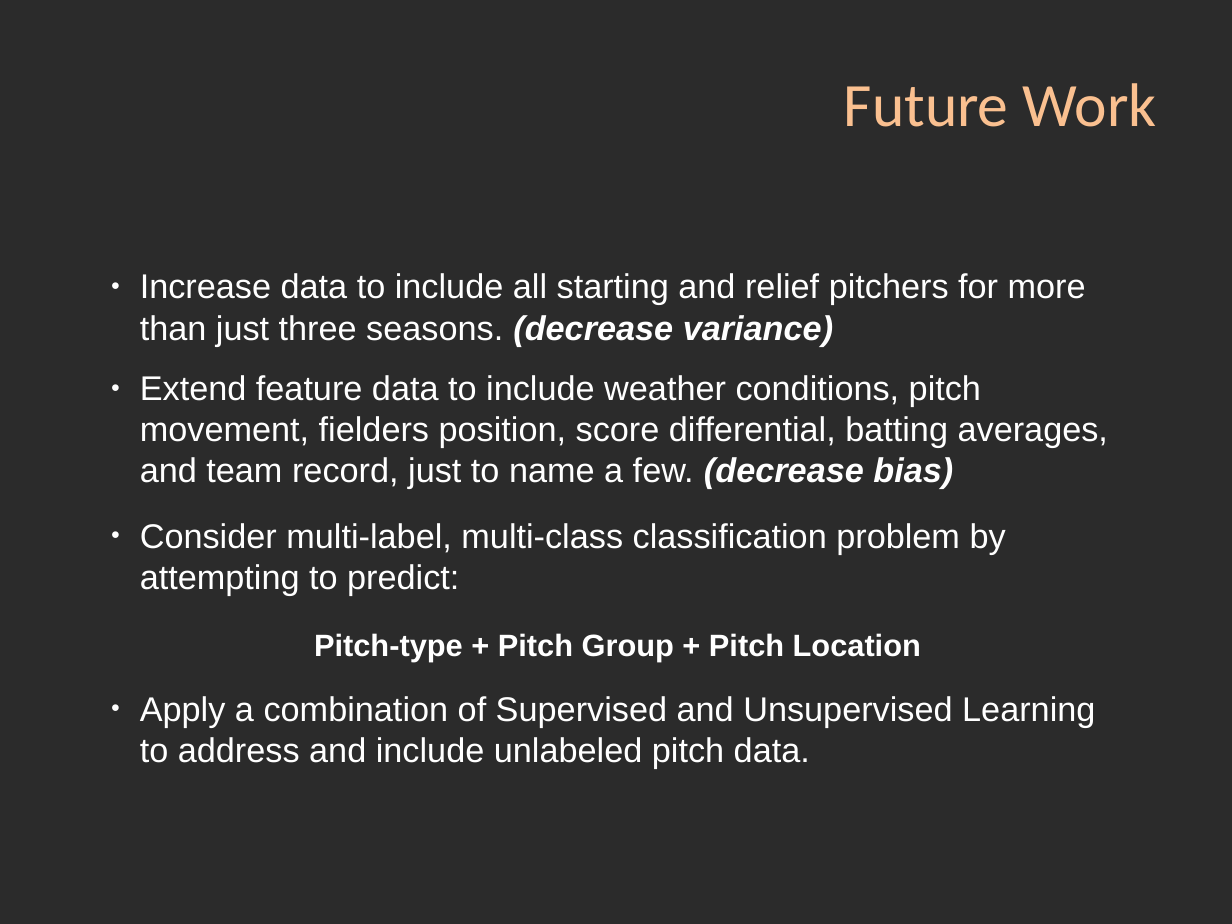
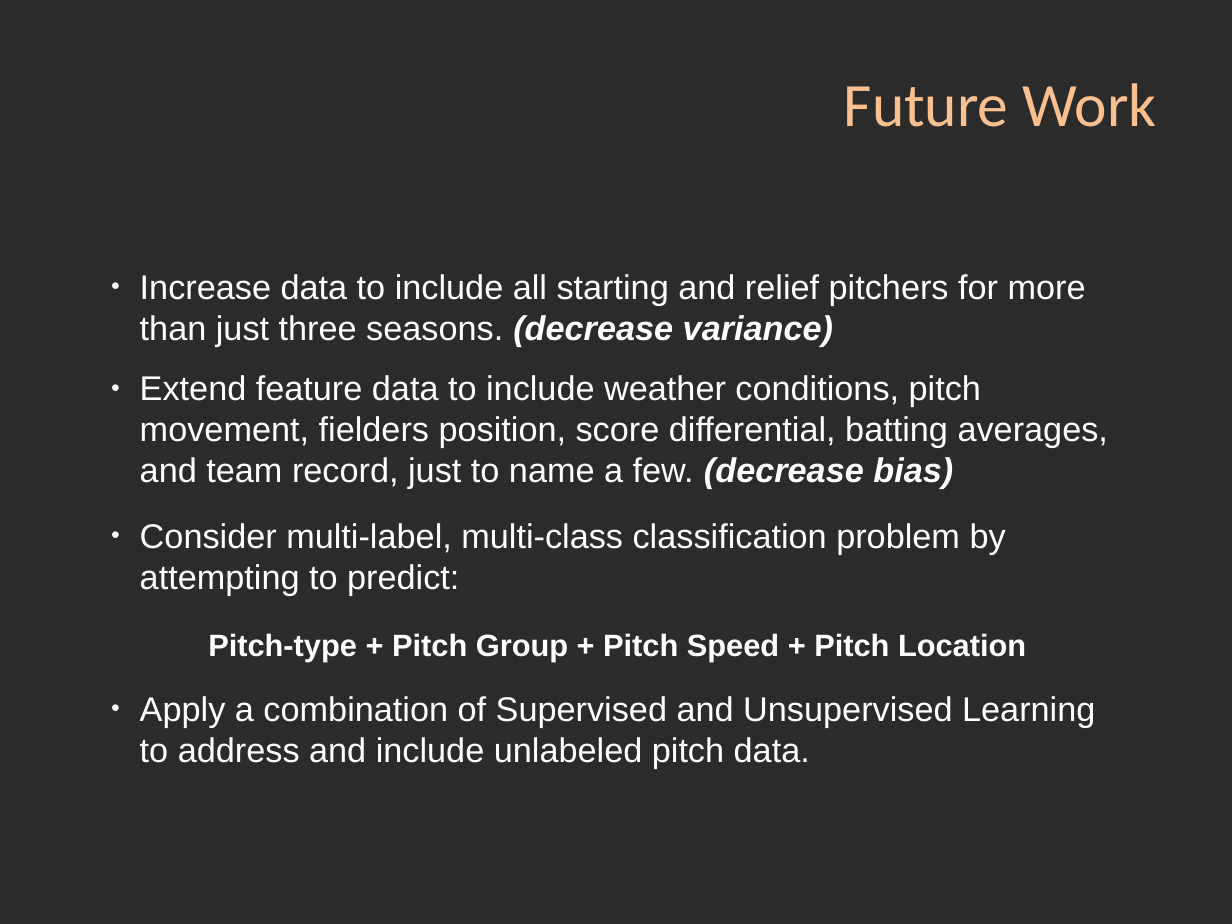
Before and after one commit to markrojas/Springboard_DSCT, a slide deck: slide 35 of capstone_projects/capstone_I/06_Capstone_I_Pitch_Prediction_Slidedeck.pptx. Drawn at 1232x924 pixels with LibreOffice and Linux fonts; fonts in the diff are those of the drawing; background and template pictures are left out; a plain dark background stands for a picture behind light text. Boxes give left, top, right and bottom in pixels: in the first picture for what was removed or moved away, otherwise in the second. Text is boxed around its words. In the diff, an @@ line names an element or a change of style, - is before the commit and + after.

```diff
--- a/capstone_projects/capstone_I/06_Capstone_I_Pitch_Prediction_Slidedeck.pptx
+++ b/capstone_projects/capstone_I/06_Capstone_I_Pitch_Prediction_Slidedeck.pptx
@@ text at (x1=140, y1=274, x2=1108, y2=768): indent changed @@
@@ text at (x1=208, y1=633, x2=1026, y2=661): text changed @@
-Pitch-type + Pitch Group + Pitch Location
+Pitch-type + Pitch Group + Pitch Speed + Pitch Location
```
Also in this commit, not shown: 20 other slides changed, 14 other files.
